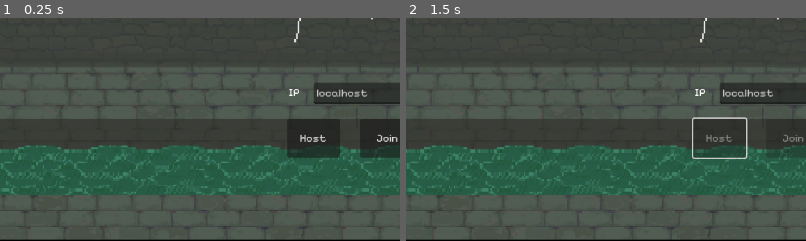
Above: before the commit, frames 1-2 (left to right).
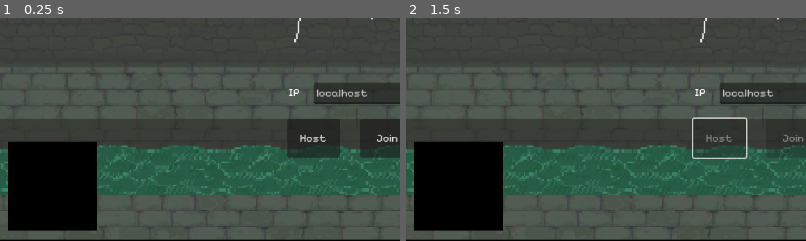
Above: after the commit, the same moments.

Repository: ej31415/Rat
Game: Godot game, scene res://main.tscn
The game is run twice, just before and just after one commit, with the same random seed, the same clock (stepped at 60 frames per second) and the same inputs. Video files are missing from this copy of the repository; at most half a second of black plays in their place.
Inputs (mouse positions are % of the whole screen's width and height, from its top left):
- Up to frame 1 (0.25 s): no input
- Up to frame 2 (1.5 s): tap Enter at 0.5 s; move the mouse to (72, 45) at 0.52 s; press the mouse at (72, 45) at 0.53 s; hold D (RIGHT) 0.53-1.25 s; release the mouse at (72, 45) at 1.25 s; click "Host" at 1.25 s
The pictures show only the part of the screen within x 0-50%, y 50-100%; the shares and areas given below are measured in that part.

The runs differ from the first frame. In frame 1, 8.9% of the frame differs, in the area x 2-25%, y 55-96%; in frame 2, 8.9%.

Commit message:
start minimap setup

Diff:
--- a/main.gd
+++ b/main.gd
@@ -297,6 +297,7 @@
 	$AudioStreamPlayer.stream = mice_active_music
 	$AudioStreamPlayer.play()
 	$TimerCanvasLayer/Panel/TimeLeft.label_settings.font_color = Color(1.0, 1.0, 1.0)
+	$HUD/Minimap/SubViewportContainer.set_target()
 	game_ended = false
 
 func _on_timer_timeout() -> void:
--- a/main.tscn
+++ b/main.tscn
@@ -17,6 +17,7 @@
 [ext_resource type="Texture2D" uid="uid://cxnr8m51dh3tb" path="res://assets/UI Sprites/check_box_checked.png" id="18_uuutx"]
 [ext_resource type="Script" path="res://check_box_button.gd" id="19_7k81b"]
 [ext_resource type="Texture2D" uid="uid://tovj32houy4h" path="res://assets/UI Sprites/close.png" id="23_omg22"]
+[ext_resource type="Script" path="res://minimap.gd" id="25_320b3"]
 [ext_resource type="AudioStream" uid="uid://b4ubeafc4snbl" path="res://assets/Music/button_click.mp3" id="26_a2wbr"]
 [ext_resource type="Texture2D" uid="uid://sghjqjof4upd" path="res://assets/Generic Mouse/Mouse head.png" id="26_csx1t"]
 [ext_resource type="Texture2D" uid="uid://b81vxitxhs6k0" path="res://assets/UI/Stamina Texture.png" id="29_udgh8"]
@@ -675,6 +676,22 @@
 theme_override_fonts/font = ExtResource("10_dpgvo")
 theme_override_font_sizes/font_size = 20
 text = "Stamina"
+
+[node name="Minimap" type="CanvasLayer" parent="HUD"]
+scale = Vector2(0.25, 0.25)
+transform = Transform2D(0.25, 0, 0, 0.25, 0, 0)
+
+[node name="SubViewportContainer" type="SubViewportContainer" parent="HUD/Minimap"]
+offset_left = 64.0
+offset_top = 2020.0
+offset_right = 564.0
+offset_bottom = 2520.0
+script = ExtResource("25_320b3")
+
+[node name="SubViewport" type="SubViewport" parent="HUD/Minimap/SubViewportContainer"]
+
+[node name="Camera2D" type="Camera2D" parent="HUD/Minimap/SubViewportContainer/SubViewport"]
+zoom = Vector2(0.5, 0.5)
 
 [node name="HelpControl" type="CanvasLayer" parent="."]
 visible = false
--- /dev/null
+++ b/minimap.gd
@@ -0,0 +1,18 @@
+extends SubViewportContainer
+
+var target
+
+@onready var camera = $SubViewport/Camera2D
+
+func _ready() -> void:
+	set_physics_process(false)
+
+func set_target():
+	for player in get_tree().get_nodes_in_group("player"):
+		if player.has_method("get_role") and player.get_role() == "rat":
+			target = player
+
+	set_physics_process(true)
+
+func _physics_process(delta: float) -> void:
+	camera.position = target.position
--- a/player.gd
+++ b/player.gd
@@ -22,6 +22,7 @@
 var started = false
 var color = ""
 var alive = true
+var dazed_state = 0
 var next_rat_kill = 0
 var sheriff_shot = false
 var ghost_instance: CharacterBody2D
@@ -62,6 +63,7 @@
 
 	role = color_to_roles[color]
 	alive = true
+	dazed_state = 0
 	next_rat_kill = Time.get_unix_time_from_system() + RAT_COOLDOWN / 2
 	sheriff_shot = false
 	started = true
@@ -118,6 +120,9 @@
 
 func get_can_sprint():
 	return can_sprint
+
+func get_state():
+	return dazed_state
 
 func set_aim_view_visible(b: bool):
 	$AimView.visible = b
@@ -307,7 +312,7 @@
 				$SoundEffects.play()
 				if !set_cooldown:
 					next_rat_kill = Time.get_unix_time_from_system() + ceil(RAT_COOLDOWN / 4)
-			elif role == "sheriff":
+			if role == "sheriff":
 				var target = $Aim.get_collider()
 				if sheriff_shot:
 					return
--- a/project.godot
+++ b/project.godot
@@ -18,6 +18,10 @@
 [display]
 
 window/stretch/mode="viewport"
+
+[editor]
+
+run/main_run_args="--quickstart"
 
 [file_customization]
 
Not shown: 1 places in main.tscn that only renumber resources
